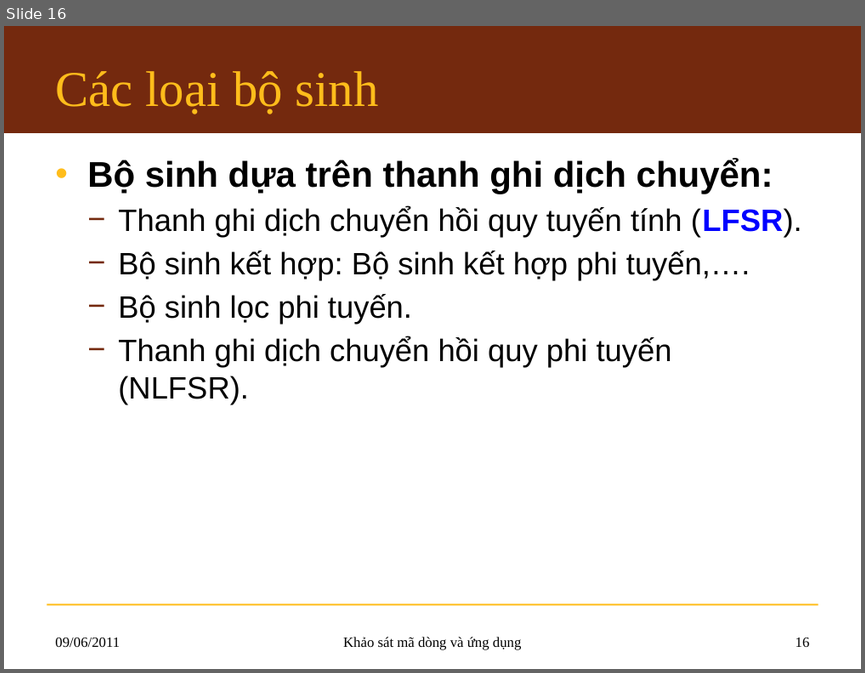
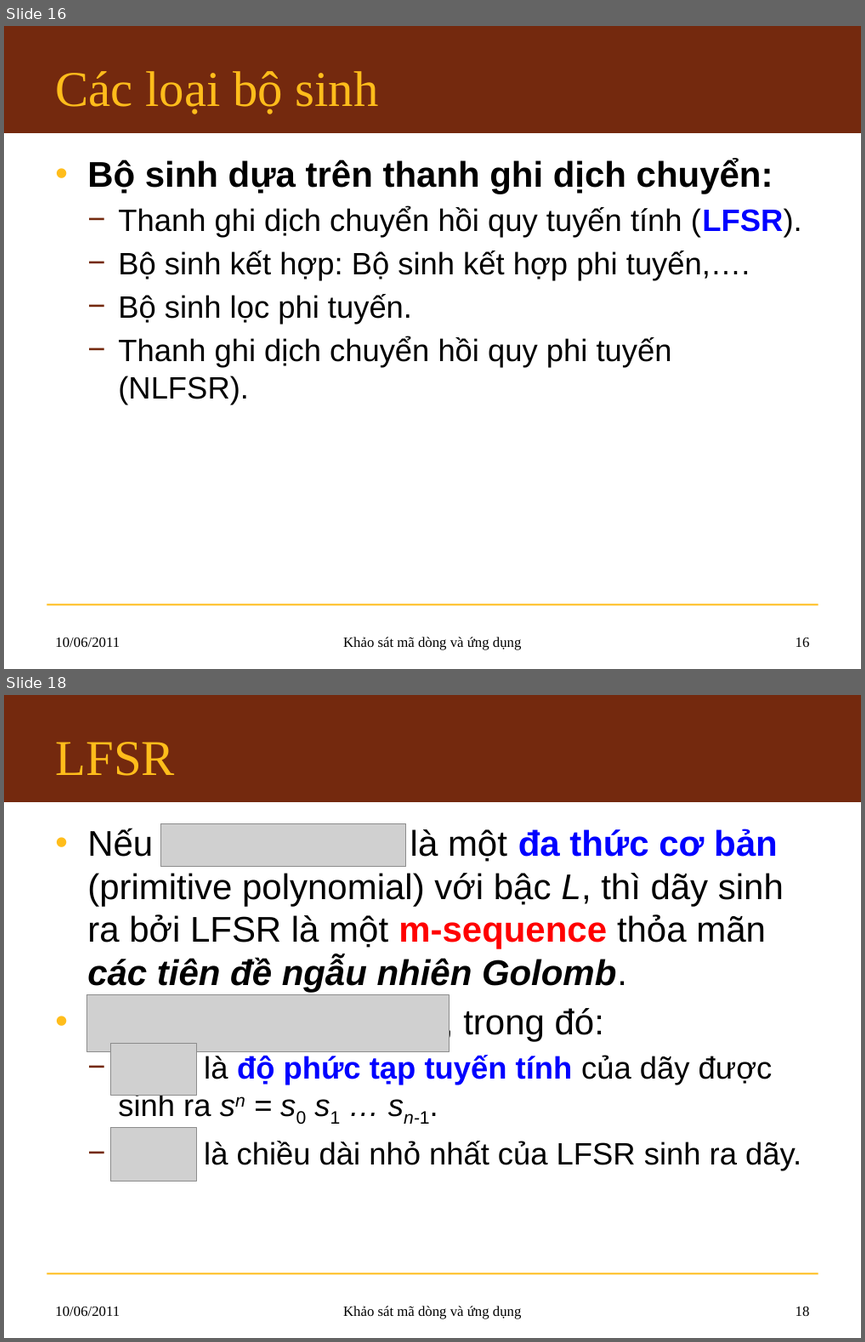
Before and after one commit to hemprasad/lvmm-sc, a slide deck: 7.Slide/KLTN_Slide.pptx. Shown one above the other, each under a label of ours: slide 16 before the commit, slides 16 and 18 after it; the slides between them are not shown. The pictures are 865x673 and 865x1342 pixels, drawn with LibreOffice and Linux fonts; fonts in the diff are those of the drawing; grey boxes stand for pictures; background and template pictures are left out. Boxes give left, top, right and bottom in pixels: in the first picture for what was removed or moved away, otherwise in the second. Text is boxed around its words. In the diff, an @@ line names an element or a change of style, - is before the commit and + after.

```diff
--- a/7.Slide/KLTN_Slide.pptx
+++ b/7.Slide/KLTN_Slide.pptx
@@ slide 18 added at bbox=[4, 695, 861, 1338], background #FFFFFF; not listed: 2 template elements that a slide beside it also shows @@
@@ title added at bbox=[55, 742, 174, 776], 42 pt, text #FFBD1B @@
+LFSR
@@ text added at bbox=[87, 828, 801, 1171], 30 pt, text #000000 @@
+• Nếu là một đa thức cơ bản (primitive polynomial) với bậc L, thì dãy sinh ra bởi LFSR là một m-sequence thỏa mãn các tiên đề ngẫu nhiên Golomb.
+• , trong đó:
+  − là độ phức tạp tuyến tính của dãy được sinh ra sn = s0 s1 … sn-1.
+  − là chiều dài nhỏ nhất của LFSR sinh ra dãy.
@@ picture added at bbox=[160, 823, 406, 867] @@
@@ picture added at bbox=[87, 995, 449, 1052] @@
@@ picture added at bbox=[111, 1043, 197, 1095] @@
@@ picture added at bbox=[111, 1128, 197, 1181] @@
@@ text added at bbox=[55, 1306, 120, 1315], 12 pt, text #000000 @@
+10/06/2011
@@ text added at bbox=[343, 1305, 522, 1319], 12 pt, text #000000 @@
+Khảo sát mã dòng và ứng dụng
@@ page number added at bbox=[795, 1306, 810, 1315], 12 pt, text #000000 @@
+18
@@ slide 16 changed as well @@
@@ text at bbox=[55, 637, 120, 646]: text changed @@
-09/06/2011
+10/06/2011
```
Also in this commit, not shown: 15 other slides changed, 13 other slides added.
